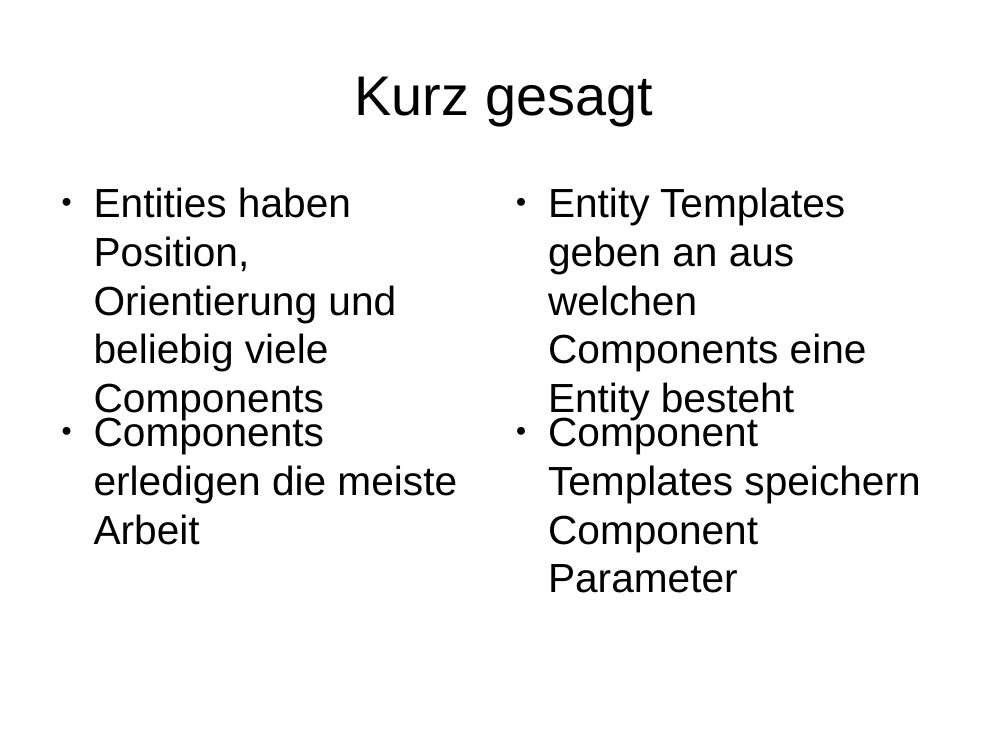
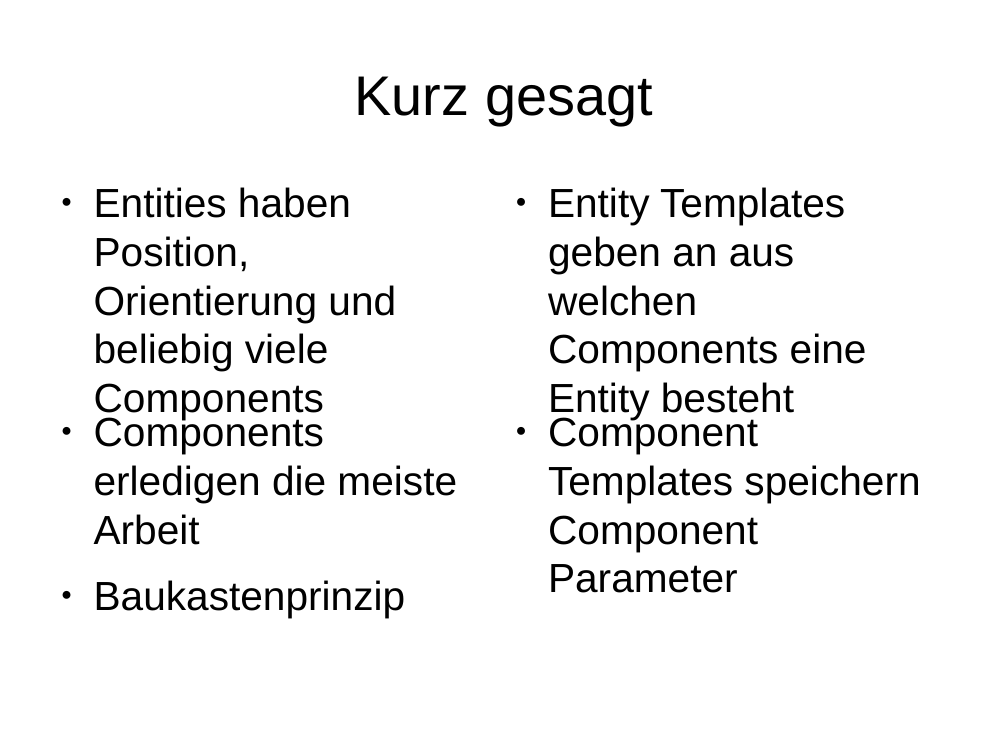
Before and after one commit to ribnon/SideScrollerGDW2012-Max, a slide deck: slide 2 of SideScroller/PräsentationV1.odp. Drawn at 1008x756 pixels with LibreOffice and Linux fonts; fonts in the diff are those of the drawing. Boxes give left, top, right and bottom in pixels: in the first picture for what was removed or moved away, otherwise in the second. Text is boxed around its words. In the diff, an @@ line names an element or a change of style, - is before the commit and + after.

Commit message:
Präsentation.

```diff
--- a/SideScroller/PräsentationV1.odp
+++ b/SideScroller/PräsentationV1.odp
@@ text at (x1=94, y1=580, x2=406, y2=618): paragraph added @@
+● Baukastenprinzip
```
Also in this commit, not shown: 1 other slide changed.
